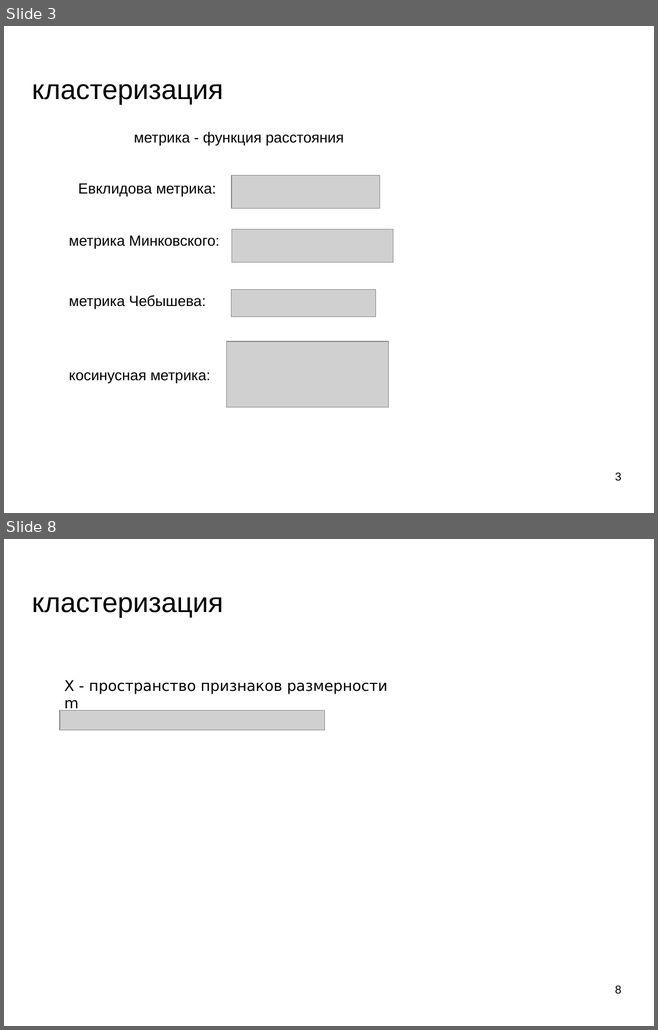
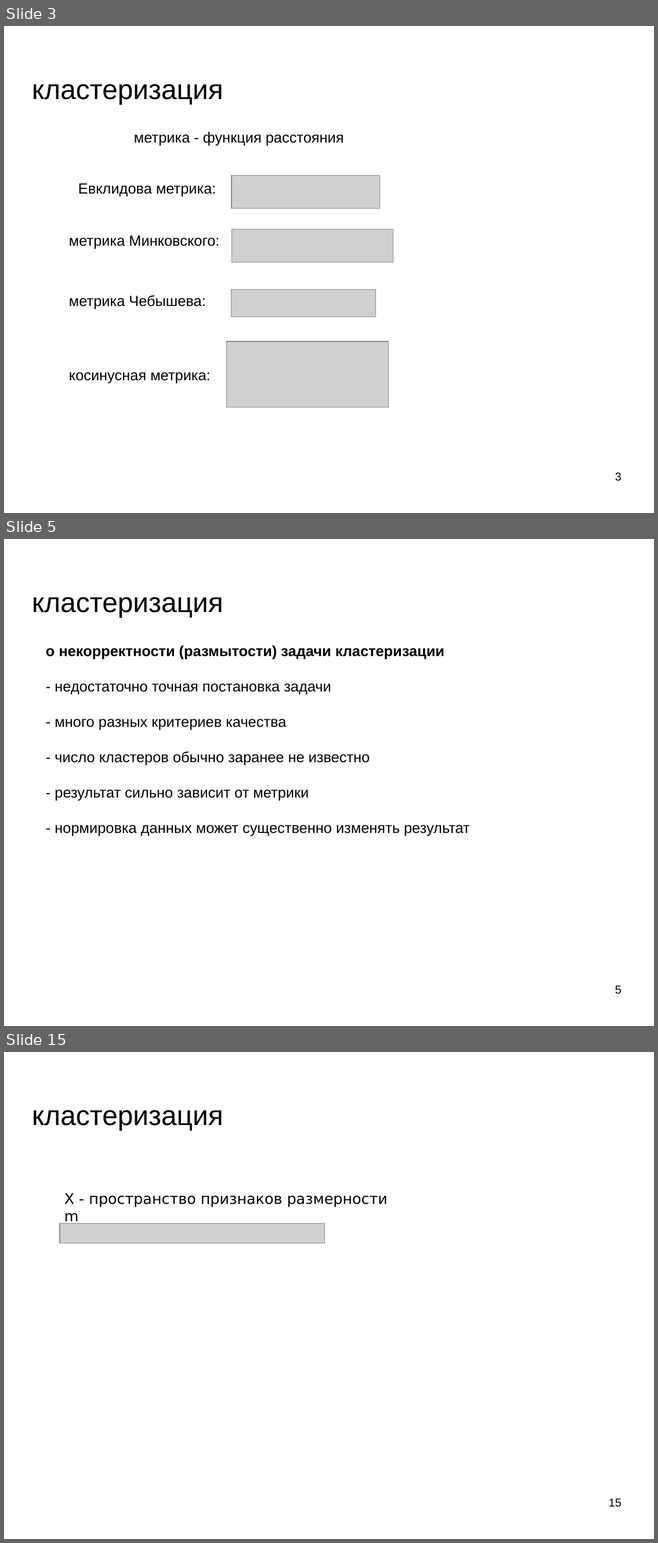
Before and after one commit to mechanoid5/ml_lectorium_legacy, a slide deck: 07-cluster.odp. Shown one above the other, each under a label of ours: slides 3 and 8 before the commit, slides 3, 5 and 15 after it; the slides between them are not shown. The pictures are 658x1030 and 658x1543 pixels, drawn with LibreOffice and Linux fonts; fonts in the diff are those of the drawing; grey boxes stand for pictures; background and template pictures are left out. Boxes give left, top, right and bottom in pixels: in the first picture for what was removed or moved away, otherwise in the second. Text is boxed around its words. In the diff, an @@ line names an element or a change of style, - is before the commit and + after.

```diff
--- a/07-cluster.odp
+++ b/07-cluster.odp
@@ slide 5 added at bbox=[4, 539, 654, 1026], background picture (left out) @@
@@ title added at bbox=[32, 597, 223, 617], 33.9 pt, text #000000 @@
+кластеризация
@@ subtitle added at bbox=[46, 645, 470, 836], 18 pt, text #000000 @@
+о некорректности (размытости) задачи кластеризации
+- недостаточно точная постановка задачи
+- много разных критериев качества
+- число кластеров обычно заранее не известно
+- результат сильно зависит от метрики
+- нормировка данных может существенно изменять результат
@@ page number added at bbox=[615, 986, 621, 994], 14 pt, text #000000 @@
+5
@@ what was slide 8 is now slide 15 @@
@@ page number at bbox=[608, 1499, 621, 1507]: text changed @@
-8
+15
```
Also in this commit, not shown: 4 slides changed, 7 other slides added, 1 slide removed, 8 other files.
